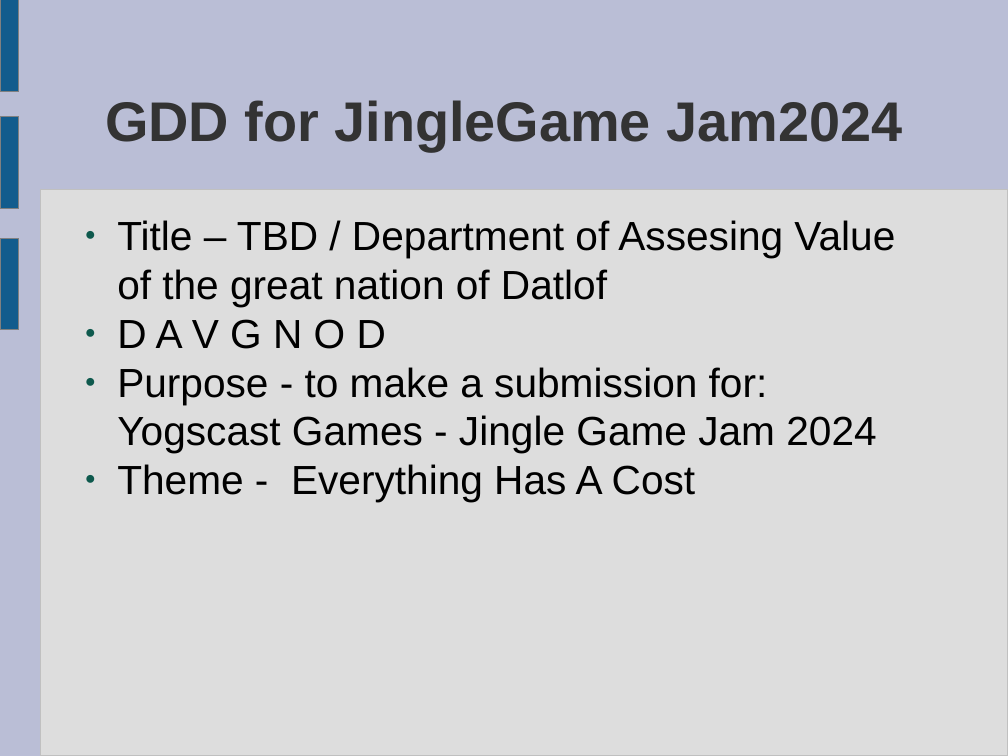
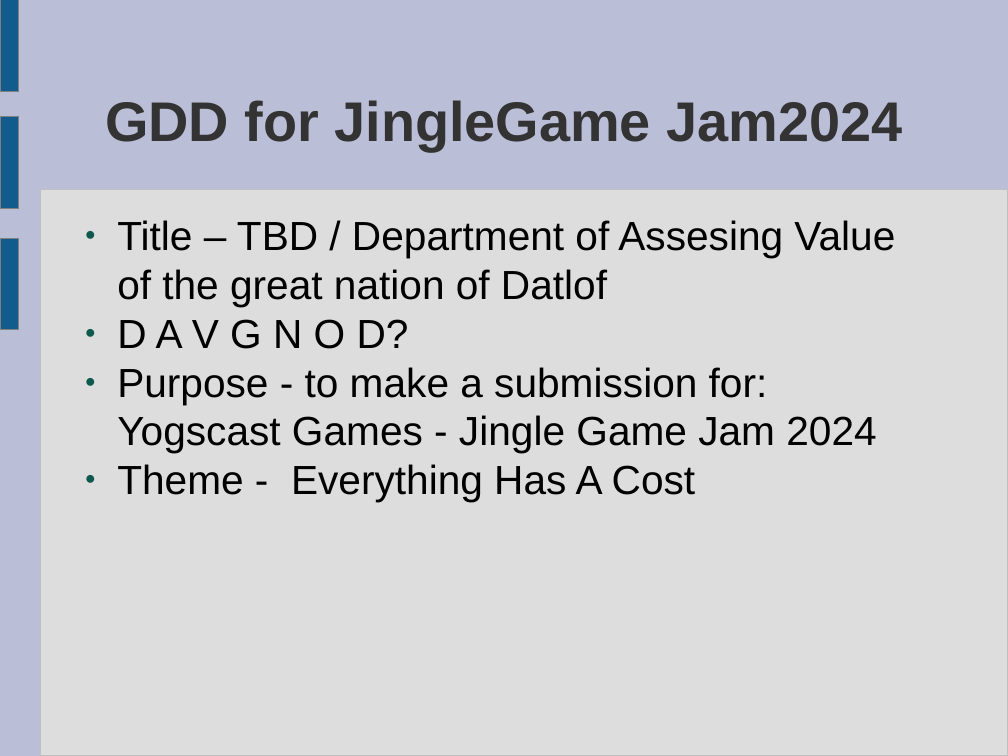
Before and after one commit to ktosox/JingleGameJam2024, a slide deck: slide 1 of GDD.odp. Drawn at 1008x756 pixels with LibreOffice and Linux fonts; fonts in the diff are those of the drawing. Boxes give left, top, right and bottom in pixels: in the first picture for what was removed or moved away, otherwise in the second. Text is boxed around its words. In the diff, an @@ line names an element or a change of style, - is before the commit and + after.

```diff
--- a/GDD.odp
+++ b/GDD.odp
@@ text at (x1=117, y1=319, x2=409, y2=349): text changed @@
-● D A V G N O D
+● D A V G N O D?
```
Also in this commit, not shown: 1 other slide changed, 6 other files.
